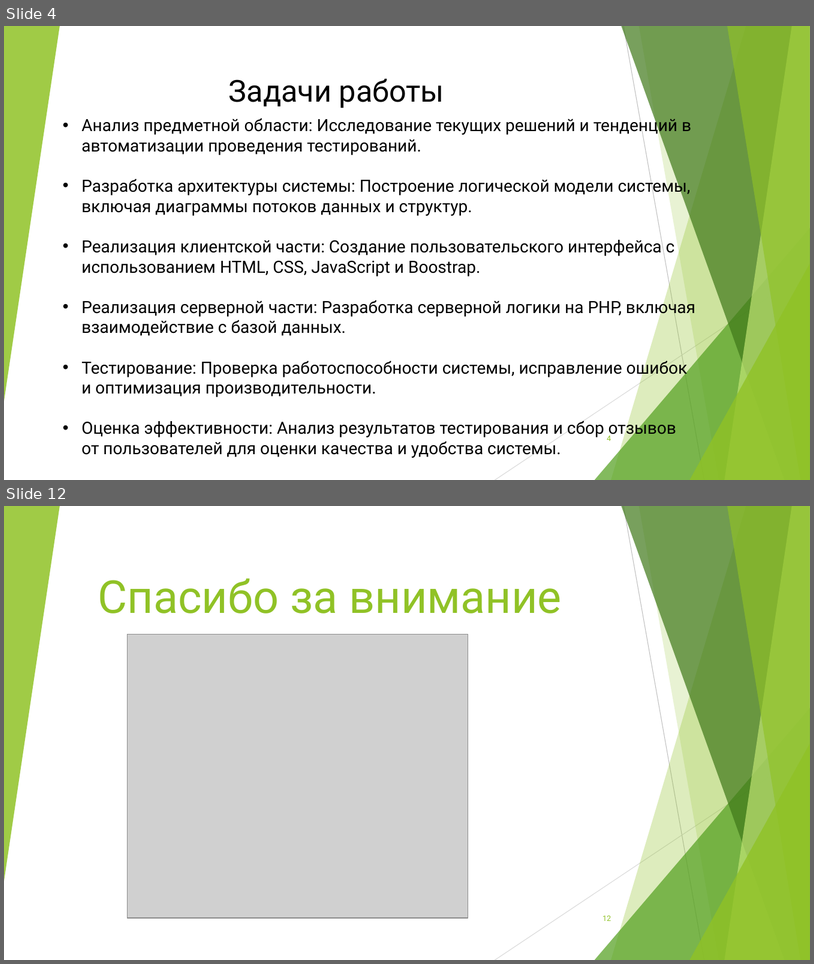
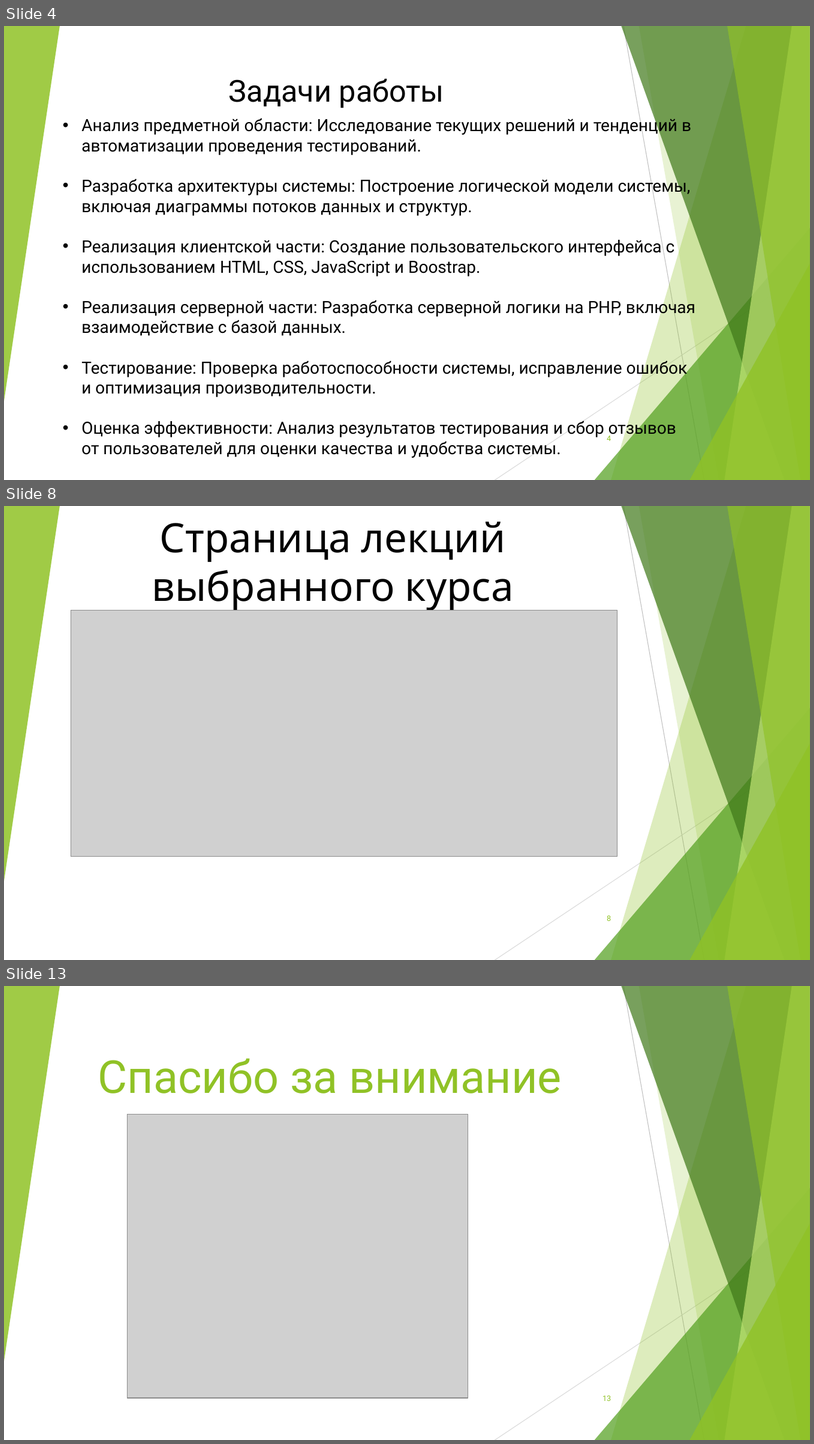
Before and after one commit to vakitari/prDipl, a slide deck: bas.pptx. Shown one above the other, each under a label of ours: slides 4 and 12 before the commit, slides 4, 8 and 13 after it; the slides between them are not shown. The pictures are 814x964 and 814x1444 pixels, drawn with LibreOffice and Linux fonts; fonts in the diff are those of the drawing; grey boxes stand for pictures. Boxes give left, top, right and bottom in pixels: in the first picture for what was removed or moved away, otherwise in the second. Text is boxed around its words. In the diff, an @@ line names an element or a change of style, - is before the commit and + after.

```diff
--- a/bas.pptx
+++ b/bas.pptx
@@ slide 8 added at (x1=4, y1=506, x2=810, y2=960), background #FFFFFF; not listed: 10 template elements that a slide beside it also shows @@
@@ text added at (x1=152, y1=522, x2=514, y2=611), 48 pt, text #000000 @@
+Страница лекций выбранного курса
@@ picture added at (x1=71, y1=610, x2=617, y2=857) @@
@@ page number added at (x1=607, y1=915, x2=611, y2=921), 9 pt, text #90C226 @@
+8
@@ what was slide 12 is now slide 13 @@
@@ page number at (x1=603, y1=1395, x2=611, y2=1401): text changed @@
-12
+13
```
Also in this commit, not shown: 5 slides changed, 5 other slides added, 5 slides removed, 1 other file.
